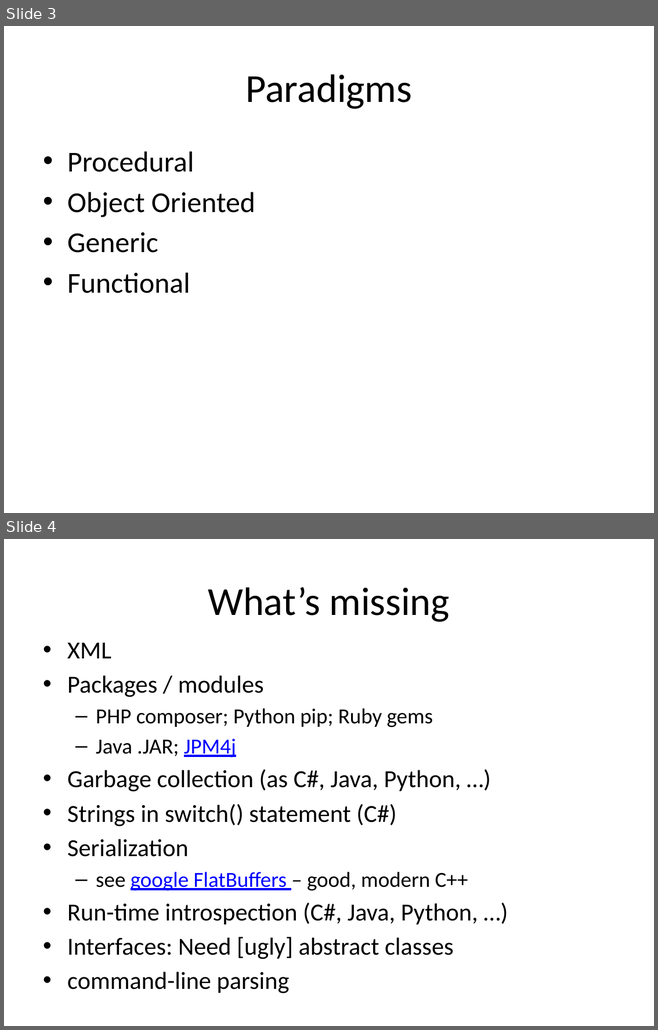
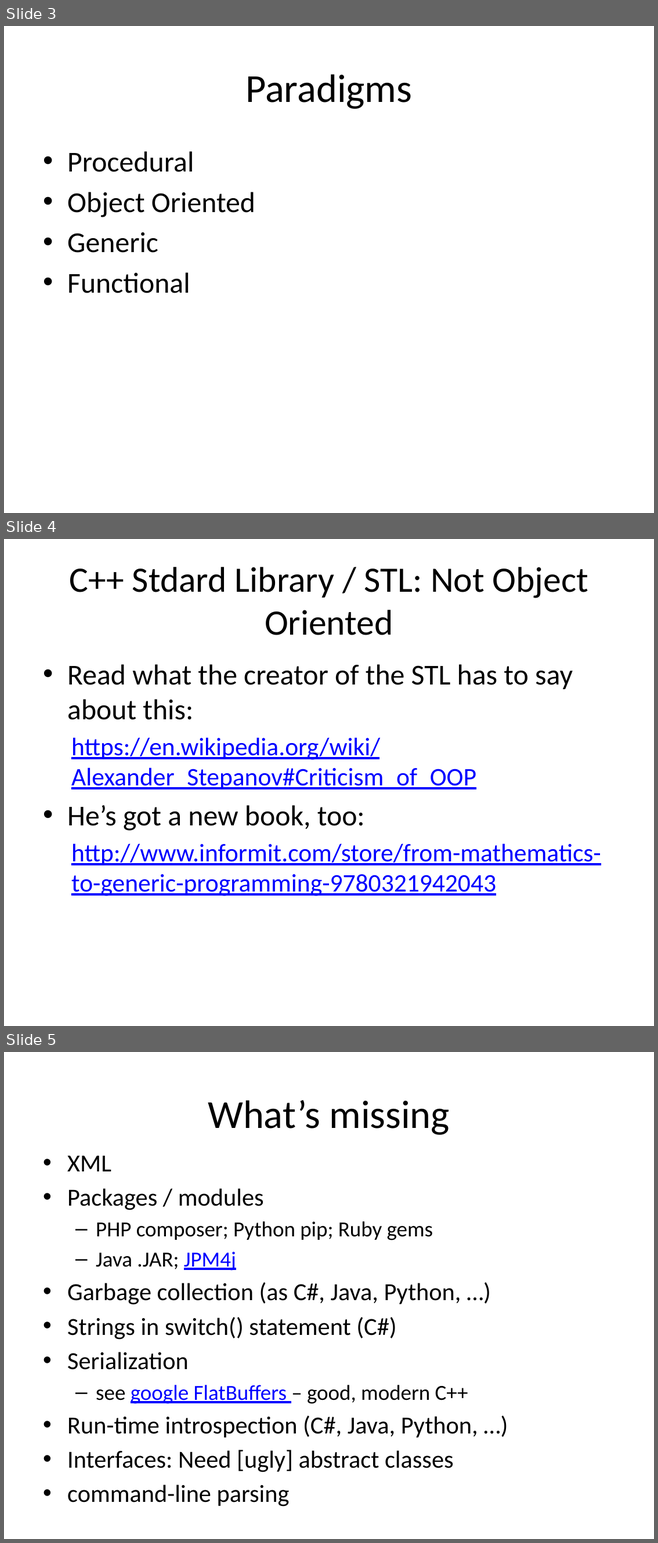
Before and after one commit to fellmad/FunWithCpp11, a slide deck: doc/Fun_with_C++11.pptx. Shown one above the other, each under a label of ours: slides 3 and 4 before the commit, slides 3, 4 and 5 after it. The pictures are 658x1030 and 658x1543 pixels, drawn with LibreOffice and Linux fonts; fonts in the diff are those of the drawing. Boxes give left, top, right and bottom in pixels: in the first picture for what was removed or moved away, otherwise in the second. Text is boxed around its words. In the diff, an @@ line names an element or a change of style, - is before the commit and + after.

```diff
--- a/doc/Fun_with_C++11.pptx
+++ b/doc/Fun_with_C++11.pptx
@@ slide 4 added at [4,539,654,1026], background #FFFFFF @@
@@ title added at [69,567,588,635], 39.6 pt, text #000000 @@
+C++ Stdard Library / STL: Not Object Oriented
@@ text added at [67,664,601,896], 28 pt, text #0000FF, underline @@
+• Read what the creator of the STL has to say about this:
+  https://en.wikipedia.org/wiki/Alexander_Stepanov#Criticism_of_OOP
+• He’s got a new book, too:
+  http://www.informit.com/store/from-mathematics-to-generic-programming-9780321942043
@@ what was slide 4 is now slide 5 @@
```
Also in this commit, not shown: 2 other slides added.
